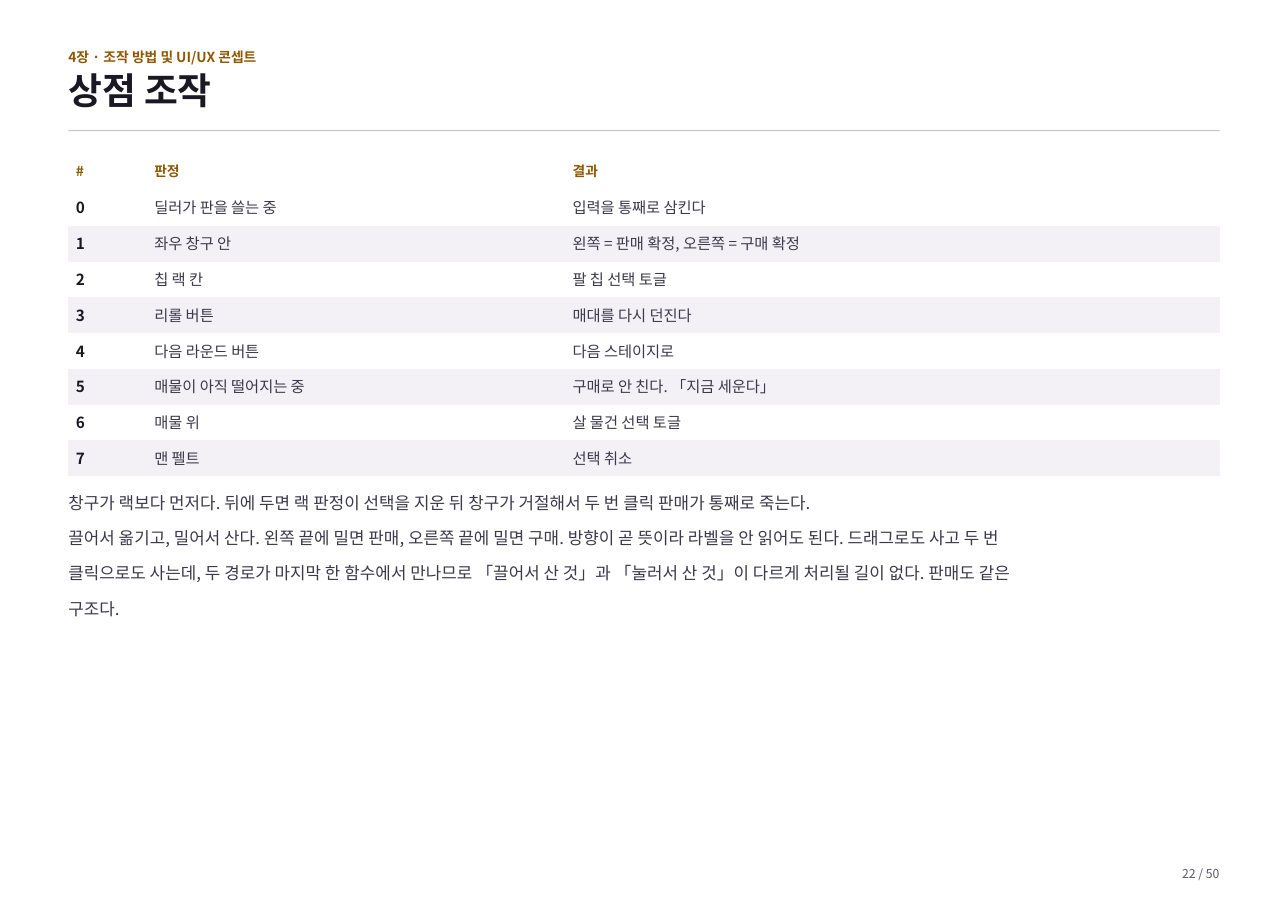
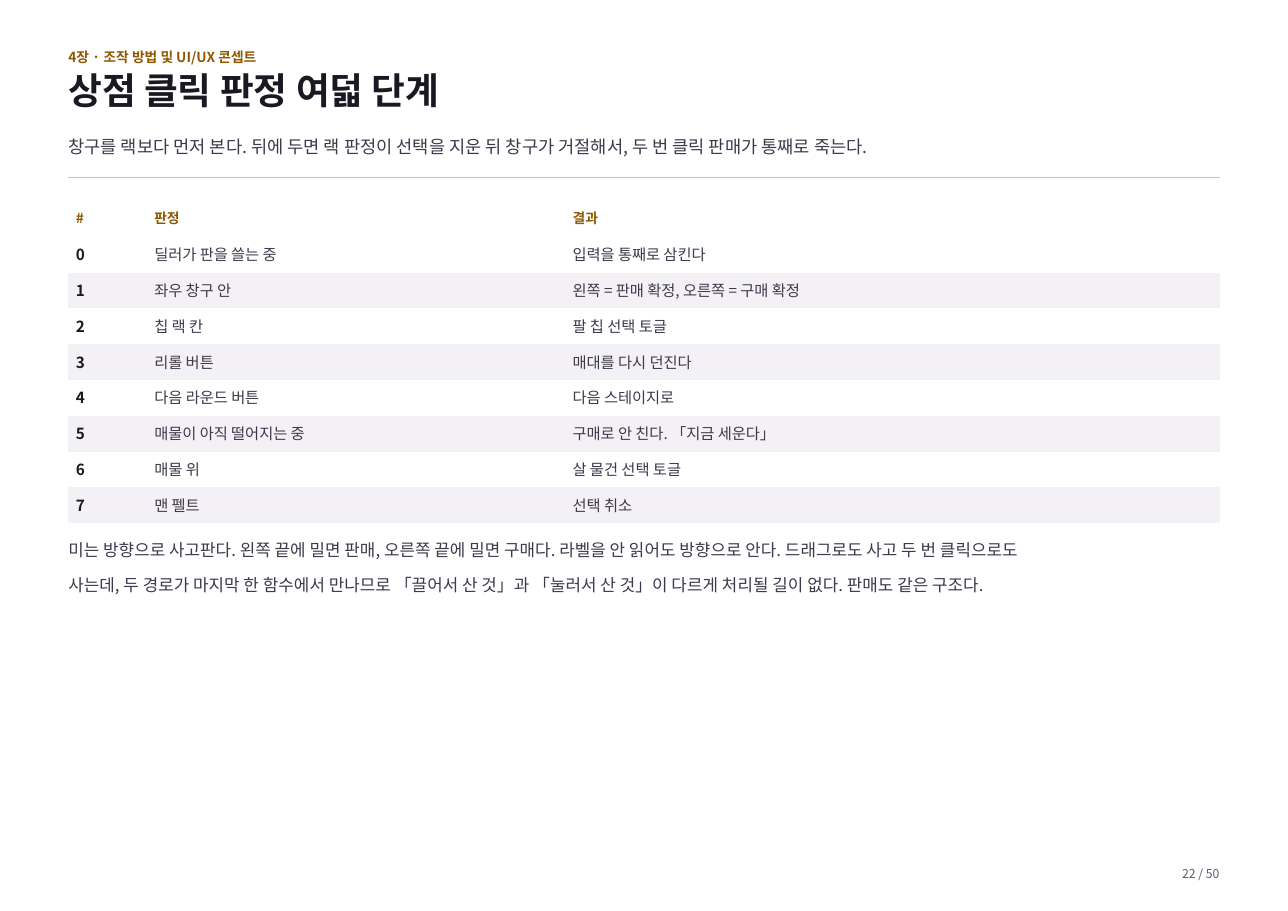
Before and after one commit to GGbong69/test-03, a slide deck: slide 22 of docs/기획서.pptx. Drawn at 1288x911 pixels with LibreOffice and Linux fonts; fonts in the diff are those of the drawing. Boxes give left, top, right and bottom in pixels: in the first picture for what was removed or moved away, otherwise in the second. Text is boxed around its words. In the diff, an @@ line names an element or a change of style, - is before the commit and + after.

```diff
--- a/docs/기획서.pptx
+++ b/docs/기획서.pptx
@@ text at (x1=68, y1=73, x2=440, y2=108): text changed @@
-상점 조작
+상점 클릭 판정 여덟 단계
@@ text added at (x1=68, y1=138, x2=868, y2=156), 11.5 pt, text #3D394A @@
+창구를 랙보다 먼저 본다. 뒤에 두면 랙 판정이 선택을 지운 뒤 창구가 거절해서, 두 번 클릭 판매가 통째로 죽는다.
@@ rectangle moved from (x1=68, y1=130, x2=1220, y2=131) to (x1=68, y1=176, x2=1220, y2=177) @@
@@ table moved from (x1=68, y1=154, x2=1220, y2=476) to (x1=68, y1=201, x2=1220, y2=522) @@
@@ text at (x1=68, y1=542, x2=1018, y2=594): text changed @@
-창구가 랙보다 먼저다. 뒤에 두면 랙 판정이 선택을 지운 뒤 창구가 거절해서 두 번 클릭 판매가 통째로 죽는다.
-끌어서 옮기고, 밀어서 산다. 왼쪽 끝에 밀면 판매, 오른쪽 끝에 밀면 구매. 방향이 곧 뜻이라 라벨을 안 읽어도 된다. 드래그로도 사고 두 번
-클릭으로도 사는데, 두 경로가 마지막 한 함수에서 만나므로 「끌어서 산 것」과 「눌러서 산 것」이 다르게 처리될 길이 없다. 판매도 같은
-구조다.
+미는 방향으로 사고판다. 왼쪽 끝에 밀면 판매, 오른쪽 끝에 밀면 구매다. 라벨을 안 읽어도 방향으로 안다. 드래그로도 사고 두 번 클릭으로도
+사는데, 두 경로가 마지막 한 함수에서 만나므로 「끌어서 산 것」과 「눌러서 산 것」이 다르게 처리될 길이 없다. 판매도 같은 구조다.
```
Also in this commit, not shown: 43 other slides changed, 2 other files.
